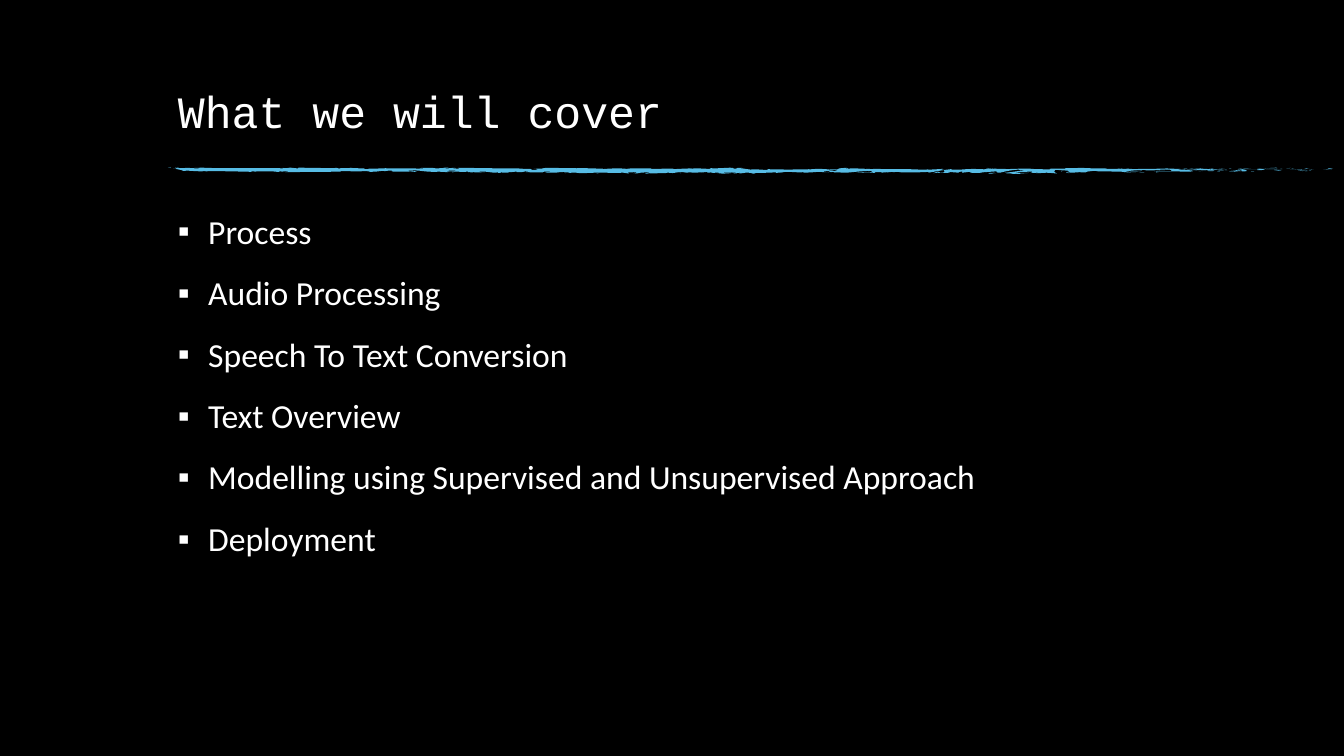
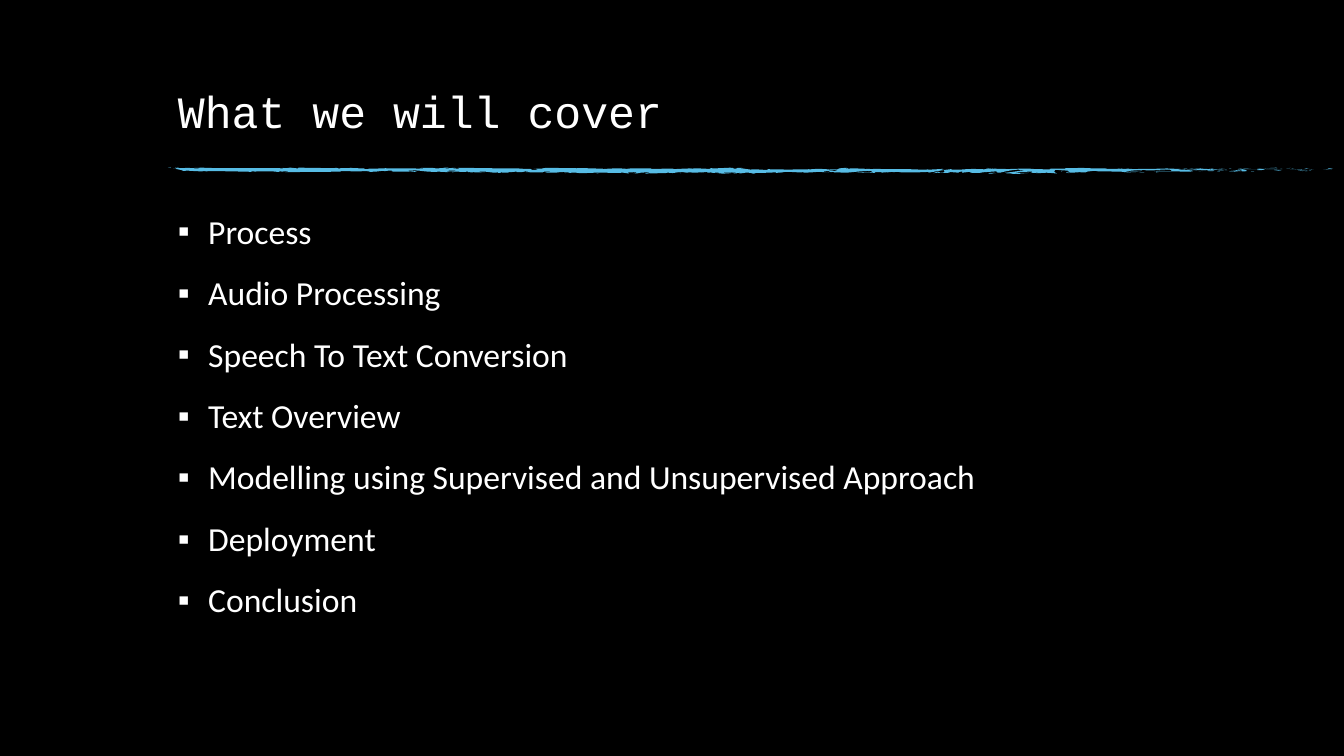
Before and after one commit to sunil3092/DBSEdu, a slide deck: slide 2 of Sem 2/Natural Language Processing/CA/Submission/Part 2/CA1_Sunil_Gauda_10595858_P2/NLP.pptx. Drawn at 1344x756 pixels with LibreOffice and Linux fonts; fonts in the diff are those of the drawing; background and template pictures are left out. Boxes give left, top, right and bottom in pixels: in the first picture for what was removed or moved away, otherwise in the second. Text is boxed around its words. In the diff, an @@ line names an element or a change of style, - is before the commit and + after.

```diff
--- a/Sem 2/Natural Language Processing/CA/Submission/Part 2/CA1_Sunil_Gauda_10595858_P2/NLP.pptx
+++ b/Sem 2/Natural Language Processing/CA/Submission/Part 2/CA1_Sunil_Gauda_10595858_P2/NLP.pptx
@@ text at <box>208,588,357,613</box>: paragraph added @@
+▪ Conclusion
```
Also in this commit, not shown: 2 other slides changed, 2 slides added, 2 other files.
